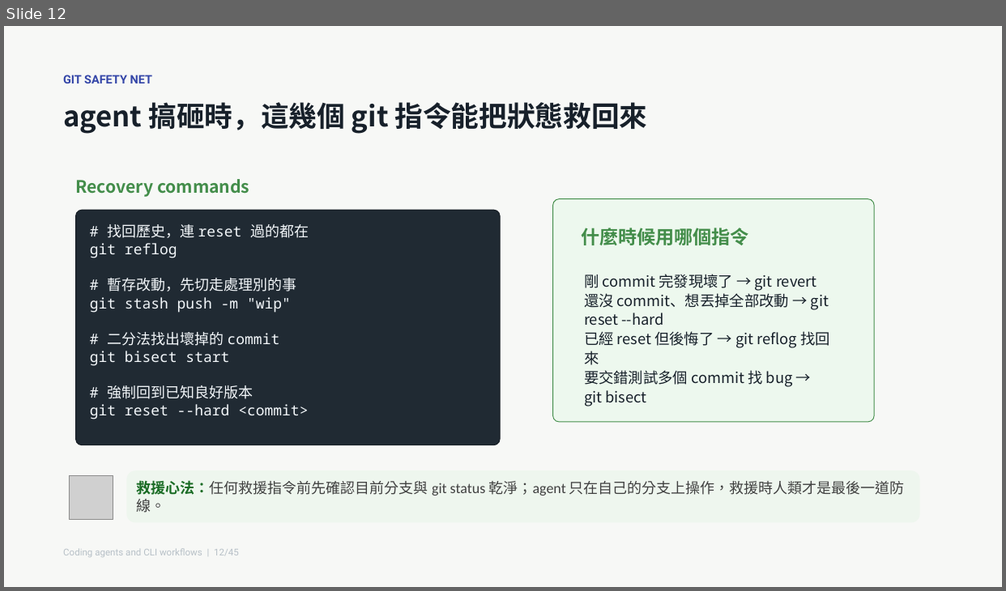
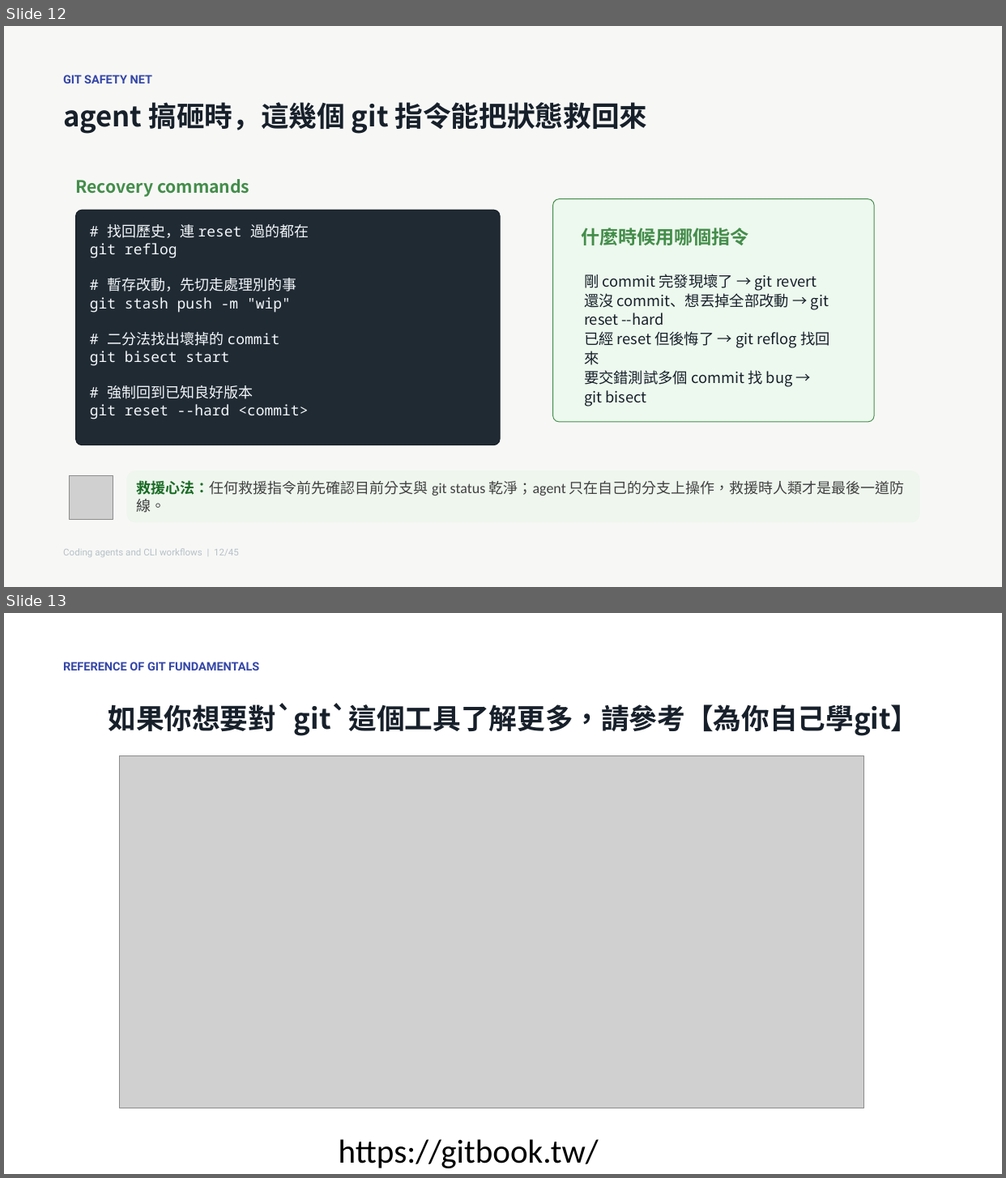
Before and after one commit to godkin1211/LLM_applications_on_BioMedicalData, a slide deck: slides/lesson-07-coding-agents-cli-workflows.pptx. Shown one above the other, each under a label of ours: slide 12 before the commit, slides 12 and 13 after it. The pictures are 1006x591 and 1006x1178 pixels, drawn with LibreOffice and Linux fonts; fonts in the diff are those of the drawing; grey boxes stand for pictures. Boxes give left, top, right and bottom in pixels: in the first picture for what was removed or moved away, otherwise in the second. Text is boxed around its words. In the diff, an @@ line names an element or a change of style, - is before the commit and + after.

```diff
--- a/slides/lesson-07-coding-agents-cli-workflows.pptx
+++ b/slides/lesson-07-coding-agents-cli-workflows.pptx
@@ slide 13 added at bbox=[4, 613, 1002, 1174], background #FFFFFF @@
@@ text added at bbox=[63, 662, 259, 671], 11.2 pt, text #3446A8, bold @@
+REFERENCE OF GIT FUNDAMENTALS
@@ text added at bbox=[108, 703, 918, 736], 27 pt, text #17202A, bold @@
+如果你想要對`git`這個工具了解更多，請參考【為你自己學git】
@@ picture added at bbox=[119, 756, 864, 1109] @@
@@ text added at bbox=[339, 1139, 599, 1169], 32 pt, text #000000 @@
+https://gitbook.tw/
```
Also in this commit, not shown: 43 other files.
